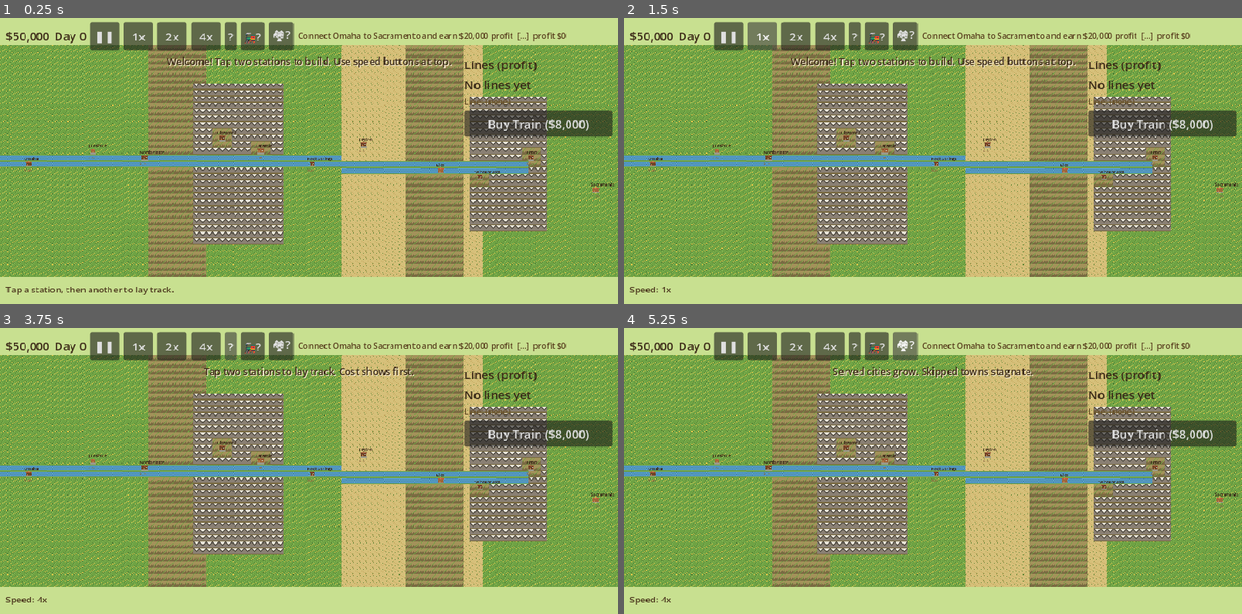
Above: before the commit, frames 1-4 (two rows, left to right).
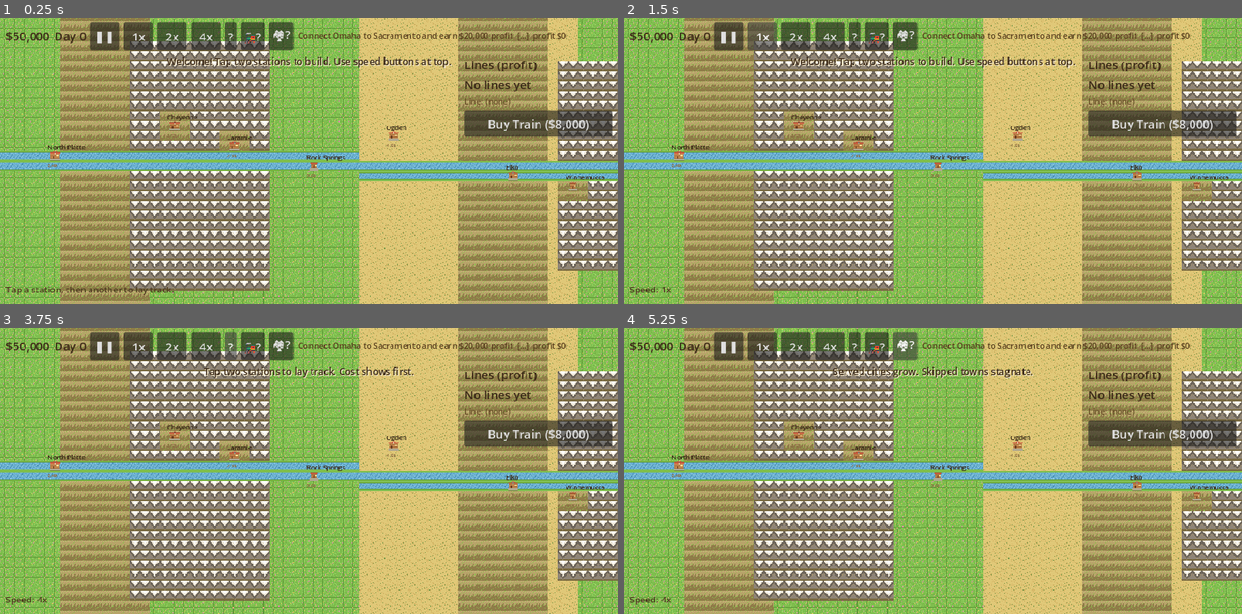
Above: after the commit, the same moments.

Repository: bg95jsw957-hue/pixel-rails-prototype
Game: Godot game, scene res://scenes/main.tscn
The game is run twice, just before and just after one commit, with the same random seed, the same clock (stepped at 60 frames per second) and the same inputs.
Inputs:
- Up to frame 1 (0.25 s): no input
- Up to frame 2 (1.5 s): click "❚❚" at 0.5 s; click "1x" at 1.25 s
- Up to frame 3 (3.75 s): click "2x" at 2 s; click "4x" at 2.75 s; click "?" at 3.5 s
- Up to frame 4 (5.25 s): click "🚂?" at 4.25 s; click "🏘?" at 5 s

The runs differ from the first frame. In frame 1, 81% of the frame differs, in the area x 0-100%, y 0-100%; in frame 2, 81%; in frame 3, 82%; in frame 4, 82%.

Commit message:
Cozy Stardew-like procedural tiles and closer default zoom

Diff:
--- a/art/tile_factory.gd
+++ b/art/tile_factory.gd
@@ -1,7 +1,7 @@
 class_name PRTileFactory
 extends RefCounted
 
-## Procedural 16x16 chunky pixel tiles — original art, cozy farm-game feel.
+## Procedural 16x16 chunky pixel tiles — original cozy farm-game feel (warm, soft, readable).
 
 static func make_atlas() -> Dictionary:
 	var out := {}
@@ -20,7 +20,8 @@
 	return Image.create(16, 16, false, Image.FORMAT_RGBA8)
 
 static func _tex(img: Image) -> ImageTexture:
-	return ImageTexture.create_from_image(img)
+	var t := ImageTexture.create_from_image(img)
+	return t
 
 static func _px(img: Image, x: int, y: int, c: Color) -> void:
 	if x >= 0 and y >= 0 and x < 16 and y < 16:
@@ -31,158 +32,205 @@
 
 static func _plains() -> ImageTexture:
 	var img := _img()
-	_fill(img, PRPalette.GRASS_MID)
-	for y in 16:
-		for x in 16:
-			var n := (x * 3 + y * 7) % 11
-			if n == 0:
-				_px(img, x, y, PRPalette.GRASS_LIGHT)
+	# Warm soft grass base
+	_fill(img, Color("7fbe4e"))
+	for y in 16:
+		for x in 16:
+			var n := (x * 3 + y * 7 + x * y) % 13
+			if n == 0 or n == 1:
+				_px(img, x, y, Color("98d466"))  # light warm
 			elif n == 5:
-				_px(img, x, y, PRPalette.GRASS_DARK)
-			# tiny flowers
-			if (x + y * 2) % 17 == 3:
-				_px(img, x, y, Color("e8c84a"))
+				_px(img, x, y, Color("5f9a38"))  # soft shadow
+			elif n == 9:
+				_px(img, x, y, Color("6fad42"))
+			# tiny wildflowers
+			if (x * 11 + y * 5) % 29 == 0:
+				_px(img, x, y, Color("f0c85a"))
+			if (x * 7 + y * 13) % 37 == 0:
+				_px(img, x, y, Color("e888b0"))
 	return _tex(img)
 
 static func _hills() -> ImageTexture:
 	var img := _img()
-	_fill(img, PRPalette.HILL)
-	for y in 16:
-		for x in 16:
-			if y > 10 - (x % 5):
-				_px(img, x, y, PRPalette.HILL_DARK)
-			if (x + y) % 9 == 0:
-				_px(img, x, y, PRPalette.GRASS_MID)
+	_fill(img, Color("b8a46a"))
+	for y in 16:
+		for x in 16:
+			# soft rolling shade
+			if y > 9 - ((x + 3) % 6):
+				_px(img, x, y, Color("8f7c48"))
+			if (x + y * 2) % 11 == 0:
+				_px(img, x, y, Color("8fbe4e"))  # grass tuft
+			if y < 3 and (x + y) % 4 == 0:
+				_px(img, x, y, Color("c8b87a"))
 	return _tex(img)
 
 static func _mountain() -> ImageTexture:
 	var img := _img()
-	_fill(img, PRPalette.MOUNTAIN)
-	for y in 16:
-		for x in 16:
-			var peak := absi(x - 8) + y
-			if peak < 10:
-				_px(img, x, y, PRPalette.MOUNTAIN_SHADOW)
-			if peak < 6:
-				_px(img, x, y, PRPalette.MOUNTAIN_SNOW)
+	_fill(img, Color("8e8478"))
+	for y in 16:
+		for x in 16:
+			var peak := absi(x - 8) + int(y * 0.85)
+			if peak < 11:
+				_px(img, x, y, Color("6e665c"))
+			if peak < 7:
+				_px(img, x, y, Color("efe8d8"))  # soft snow cap
+			if peak < 4:
+				_px(img, x, y, Color("ffffff"))
 			if y > 12:
-				_px(img, x, y, PRPalette.HILL_DARK)
+				_px(img, x, y, Color("7a6b42"))
+			# warm cliff edge
+			if peak == 11:
+				_px(img, x, y, Color("a09070"))
 	return _tex(img)
 
 static func _river() -> ImageTexture:
 	var img := _img()
-	_fill(img, PRPalette.RIVER)
-	for y in 16:
-		for x in 16:
-			if (x + y / 2) % 4 == 0:
-				_px(img, x, y, PRPalette.RIVER_DEEP)
+	_fill(img, Color("6ab0d0"))
+	for y in 16:
+		for x in 16:
+			if (x + int(y / 2)) % 5 == 0:
+				_px(img, x, y, Color("4a90b8"))
+			if (x * 2 + y) % 7 == 0:
+				_px(img, x, y, Color("8ec8e0"))  # sparkle
+			# grassy banks
 			if y < 2 or y > 13:
-				_px(img, x, y, PRPalette.GRASS_MID)
+				_px(img, x, y, Color("7fbe4e"))
+			if y == 2 or y == 13:
+				_px(img, x, y, Color("5f9a38"))
 	return _tex(img)
 
 static func _desert() -> ImageTexture:
 	var img := _img()
-	_fill(img, PRPalette.DESERT)
+	_fill(img, Color("e0c878"))
 	for y in 16:
 		for x in 16:
 			if (x * 5 + y * 3) % 13 == 0:
-				_px(img, x, y, PRPalette.DESERT_DARK)
-			if (x + y * 4) % 23 == 0:
-				_px(img, x, y, Color("6a8a3a"))  # scrub
+				_px(img, x, y, Color("c8a858"))
+			if (x + y * 4) % 19 == 0:
+				_px(img, x, y, Color("7a9a48"))  # scrub
+			if (x * 3 + y) % 23 == 0:
+				_px(img, x, y, Color("d8b868"))
 	return _tex(img)
 
 static func _track() -> ImageTexture:
 	var img := _img()
 	img.fill(Color(0, 0, 0, 0))
-	# ballast hint
+	# warm gravel bed
+	for y in range(5, 11):
+		for x in 16:
+			_px(img, x, y, Color("c4a878") if (x + y) % 2 == 0 else Color("b09060"))
+	# wooden ties
+	for x in range(0, 16, 3):
+		for y in range(5, 11):
+			_px(img, x, y, Color("6a4428"))
+			_px(img, mini(15, x + 1), y, Color("8a5a34"))
+	# steel rails
 	for x in 16:
-		_px(img, x, 7, PRPalette.TRACK_TIE)
-		_px(img, x, 8, PRPalette.TRACK_TIE)
-	# ties
-	for x in range(1, 16, 3):
-		for y in range(5, 11):
-			_px(img, x, y, PRPalette.TRACK)
-	# rails
-	for x in 16:
-		_px(img, x, 6, PRPalette.RAIL)
-		_px(img, x, 9, PRPalette.RAIL)
+		_px(img, x, 6, Color("d0d4d8"))
+		_px(img, x, 9, Color("d0d4d8"))
+		_px(img, x, 5, Color("909498"))
+		_px(img, x, 10, Color("909498"))
 	return _tex(img)
 
 static func _station() -> ImageTexture:
 	var img := _img()
 	img.fill(Color(0, 0, 0, 0))
+	# soft ground shadow
+	for y in range(13, 16):
+		for x in range(1, 15):
+			_px(img, x, y, Color(0.35, 0.28, 0.15, 0.35))
 	# platform
 	for y in range(12, 15):
 		for x in range(1, 15):
-			_px(img, x, y, Color("9a9a8a"))
-	# wooden building
+			_px(img, x, y, Color("b0a890"))
+	# wooden body — chunky boards
 	for y in range(5, 12):
 		for x in range(3, 13):
-			_px(img, x, y, PRPalette.WOOD if (x + y) % 2 == 0 else PRPalette.WOOD_DARK)
-	# roof
+			var board := Color("c48850") if (y % 2 == 0) else Color("a86e3a")
+			_px(img, x, y, board)
+	# warm roof
 	for x in range(2, 14):
-		_px(img, x, 4, PRPalette.ROOF)
-		_px(img, x, 3, PRPalette.ROOF_DARK)
-	_px(img, 8, 2, PRPalette.ROOF)
-	# door + window
+		_px(img, x, 4, Color("d46848"))
+		_px(img, x, 3, Color("a84830"))
+	_px(img, 7, 2, Color("d46848"))
+	_px(img, 8, 2, Color("d46848"))
+	# door
 	for y in range(8, 12):
-		_px(img, 7, y, PRPalette.WOOD_LIGHT)
-		_px(img, 8, y, PRPalette.WOOD_LIGHT)
-	_px(img, 10, 7, Color("d8e8f0"))
-	_px(img, 11, 7, Color("d8e8f0"))
+		_px(img, 7, y, Color("6a3a1e"))
+		_px(img, 8, y, Color("6a3a1e"))
+	# window glow
+	_px(img, 10, 7, Color("ffe8a0"))
+	_px(img, 11, 7, Color("ffe8a0"))
+	_px(img, 10, 8, Color("f0d080"))
+	_px(img, 11, 8, Color("f0d080"))
 	return _tex(img)
 
 static func _station_major() -> ImageTexture:
 	var img := _img()
 	img.fill(Color(0, 0, 0, 0))
+	for y in range(13, 16):
+		for x in range(0, 16):
+			_px(img, x, y, Color(0.35, 0.28, 0.15, 0.4))
 	for y in range(12, 15):
 		for x in range(0, 16):
-			_px(img, x, y, Color("9a9a8a"))
+			_px(img, x, y, Color("b0a890"))
 	for y in range(4, 12):
 		for x in range(1, 15):
-			_px(img, x, y, PRPalette.WOOD if (x + y) % 2 == 0 else PRPalette.WOOD_DARK)
+			_px(img, x, y, Color("c48850") if (y % 2 == 0) else Color("a86e3a"))
 	for x in range(0, 16):
-		_px(img, x, 3, PRPalette.ROOF)
-		_px(img, x, 2, PRPalette.ROOF_DARK)
-	for x in range(6, 10):
-		_px(img, x, 1, PRPalette.ROOF)
-	# clock tower bump
-	for y in range(0, 4):
-		_px(img, 7, y, PRPalette.WOOD_LIGHT)
-		_px(img, 8, y, PRPalette.WOOD_LIGHT)
-	_px(img, 7, 0, PRPalette.ROOF_DARK)
-	_px(img, 8, 0, PRPalette.ROOF_DARK)
+		_px(img, x, 3, Color("d46848"))
+		_px(img, x, 2, Color("a84830"))
+	for x in range(5, 11):
+		_px(img, x, 1, Color("d46848"))
+	# clock tower
+	for y in range(0, 5):
+		_px(img, 7, y, Color("e0d0b0"))
+		_px(img, 8, y, Color("e0d0b0"))
+	_px(img, 7, 0, Color("a84830"))
+	_px(img, 8, 0, Color("a84830"))
+	_px(img, 7, 2, Color("2a2a2a"))
+	_px(img, 8, 2, Color("2a2a2a"))
+	# big door
 	for y in range(8, 12):
-		_px(img, 4, y, PRPalette.WOOD_LIGHT)
-		_px(img, 5, y, PRPalette.WOOD_LIGHT)
-	_px(img, 11, 6, Color("d8e8f0"))
-	_px(img, 12, 6, Color("d8e8f0"))
+		_px(img, 4, y, Color("6a3a1e"))
+		_px(img, 5, y, Color("6a3a1e"))
+	# windows
+	for wx in [10, 12]:
+		_px(img, wx, 6, Color("ffe8a0"))
+		_px(img, wx + 1, 6, Color("ffe8a0"))
+		_px(img, wx, 7, Color("f0d080"))
+		_px(img, wx + 1, 7, Color("f0d080"))
 	return _tex(img)
 
 static func _train() -> ImageTexture:
 	var img := _img()
 	img.fill(Color(0, 0, 0, 0))
-	# boiler
+	# shadow
+	for x in range(2, 14):
+		_px(img, x, 12, Color(0.2, 0.15, 0.1, 0.35))
+	# boiler — warm copper/red
 	for y in range(6, 11):
 		for x in range(2, 11):
-			_px(img, x, y, PRPalette.TRAIN_BODY)
+			_px(img, x, y, Color("d87840") if y < 9 else Color("b85828"))
 	# cab
 	for y in range(4, 11):
 		for x in range(10, 14):
-			_px(img, x, y, PRPalette.TRAIN_CAB)
+			_px(img, x, y, Color("f0e8d8"))
 	for y in range(5, 8):
-		_px(img, 11, y, Color("6a90b0"))
-		_px(img, 12, y, Color("6a90b0"))
-	# chimney
+		_px(img, 11, y, Color("5a88b0"))
+		_px(img, 12, y, Color("5a88b0"))
+	# chimney + puff
 	for y in range(2, 6):
-		_px(img, 4, y, PRPalette.TRAIN_DARK)
-		_px(img, 5, y, PRPalette.TRAIN_DARK)
-	_px(img, 4, 1, PRPalette.SMOKE)
-	_px(img, 5, 0, PRPalette.SMOKE)
+		_px(img, 4, y, Color("4a3020"))
+		_px(img, 5, y, Color("4a3020"))
+	_px(img, 4, 1, Color("e8e8e8"))
+	_px(img, 5, 0, Color("d0d0d0"))
+	_px(img, 6, 1, Color("e8e8e8"))
+	# cowcatcher hint
+	_px(img, 1, 10, Color("c0c0c0"))
+	_px(img, 2, 11, Color("a0a0a0"))
 	# wheels
-	_px(img, 3, 11, Color("2a2a2a"))
-	_px(img, 4, 11, Color("2a2a2a"))
-	_px(img, 8, 11, Color("2a2a2a"))
-	_px(img, 9, 11, Color("2a2a2a"))
-	_px(img, 12, 11, Color("2a2a2a"))
-	return _tex(img)
+	for wx in [3, 8, 12]:
+		_px(img, wx, 11, Color("2a2a2a"))
+		_px(img, wx + 1, 11, Color("2a2a2a"))
+	return _tex(img)
--- a/scenes/main.gd
+++ b/scenes/main.gd
@@ -29,7 +29,7 @@
 	# Center camera on map
 	var sz := map_view.world_size()
 	camera.position = sz * 0.5
-	camera.zoom = Vector2(0.55, 0.55)
+	camera.zoom = Vector2(0.85, 0.85)
 	# Soft background color
 	RenderingServer.set_default_clear_color(Color("c8e090"))
 
--- a/scenes/main.tscn
+++ b/scenes/main.tscn
@@ -12,7 +12,7 @@
 
 [node name="Camera2D" type="Camera2D" parent="."]
 position = Vector2(768, 288)
-zoom = Vector2(0.55, 0.55)
+zoom = Vector2(0.85, 0.85)
 
 [node name="HUD" type="CanvasLayer" parent="."]
 script = ExtResource("3")
Not shown, added: export/web/index.apple-touch-icon.png.import
Not shown, added: export/web/index.icon.png.import
Not shown, added: export/web/index.png.import
Not shown, removed: tools_check_export.gd.uid
Not shown, removed: tools_export.gd.uid
Not shown, changed: export/web/index.pck
